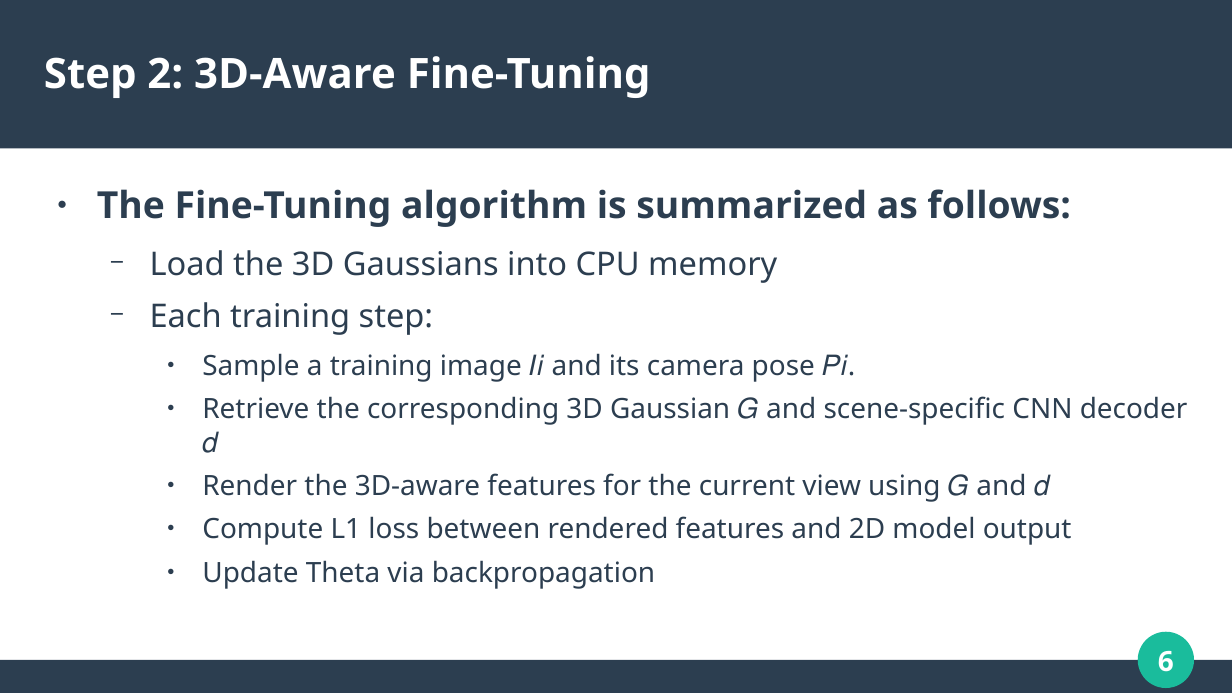
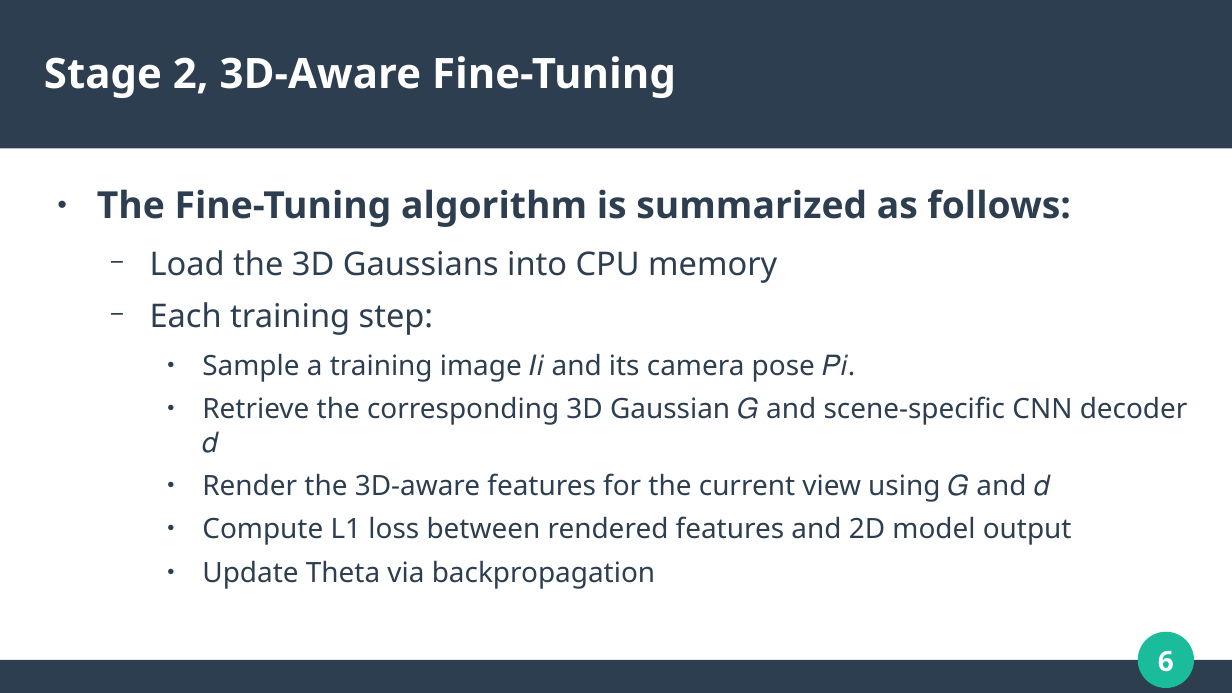
Before and after one commit to LuigiBrosNin/Luizo-s-notes, a slide deck: slide 6 of content/Master first year/Computer vision/cv_presentation.odp. Drawn at 1232x693 pixels with LibreOffice and Linux fonts; fonts in the diff are those of the drawing. Boxes give left, top, right and bottom in pixels: in the first picture for what was removed or moved away, otherwise in the second. Text is boxed around its words. In the diff, an @@ line names an element or a change of style, - is before the commit and + after.

```diff
--- a/content/Master first year/Computer vision/cv_presentation.odp
+++ b/content/Master first year/Computer vision/cv_presentation.odp
@@ title at (44, 56, 676, 98): text changed @@
-Step 2: 3D-Aware Fine-Tuning
+Stage 2, 3D-Aware Fine-Tuning
```
Also in this commit, not shown: 2 slides added, 1 slide removed, 2 other files.
